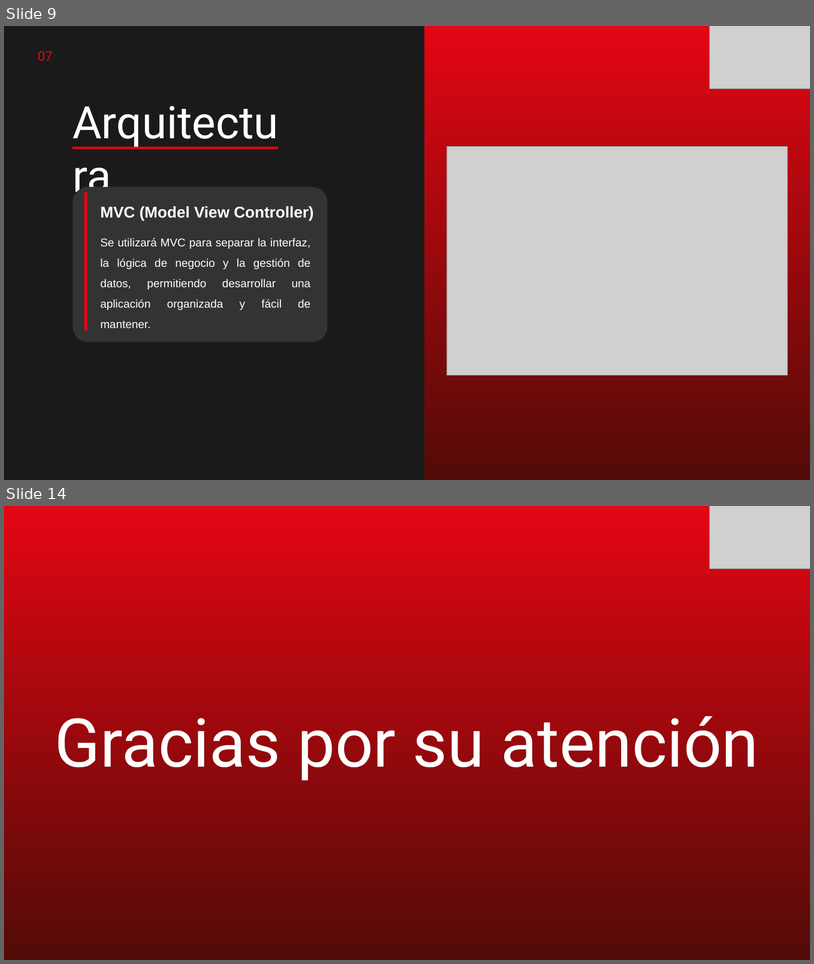
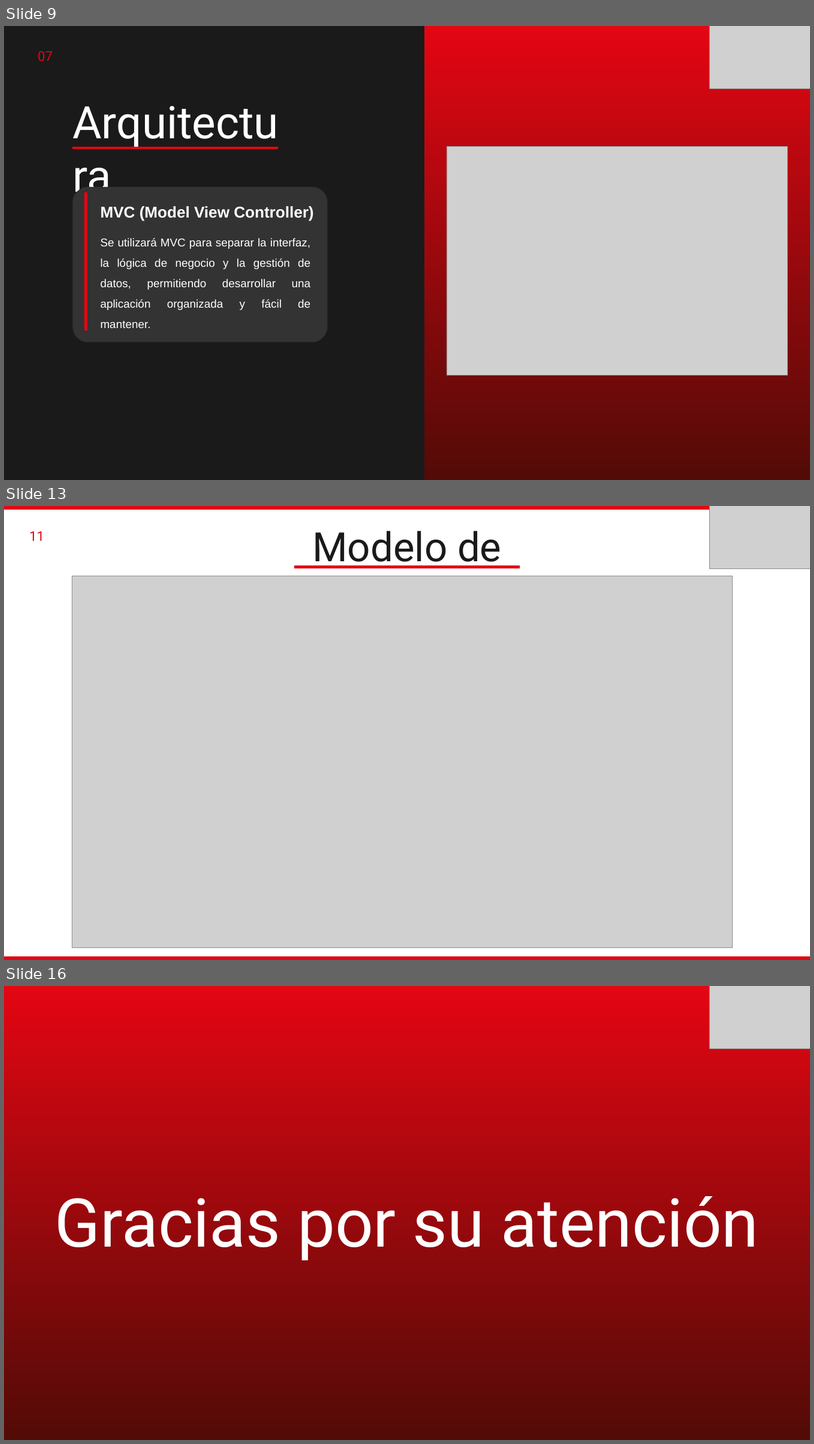
Before and after one commit to FabianMolinaa/MiniTrabajo, a slide deck: Fase 1/Evidencias Grupales/Presentación Proyecto.pptx. Shown one above the other, each under a label of ours: slides 9 and 14 before the commit, slides 9, 13 and 16 after it; the slides between them are not shown. The pictures are 814x964 and 814x1444 pixels, drawn with LibreOffice and Linux fonts; fonts in the diff are those of the drawing; grey boxes stand for pictures. Boxes give left, top, right and bottom in pixels: in the first picture for what was removed or moved away, otherwise in the second. Text is boxed around its words. In the diff, an @@ line names an element or a change of style, - is before the commit and + after.

```diff
--- a/Fase 1/Evidencias Grupales/Presentación Proyecto.pptx
+++ b/Fase 1/Evidencias Grupales/Presentación Proyecto.pptx
@@ slide 13 added at [4, 506, 810, 960], background #FFFFFF @@
@@ freeform shape added at [4, 506, 810, 509], fill #E30613 @@
@@ picture added at [710, 506, 810, 568] @@
@@ text added at [29, 531, 44, 541], 24 pt, text #E30613 @@
+11
@@ text added at [312, 531, 501, 576], 72 pt, text #1A1A1A @@
+Modelo de negocio
@@ picture added at [72, 576, 732, 948] @@
@@ freeform shape added at [294, 565, 519, 568], fill #E30613 @@
@@ freeform shape added at [4, 957, 810, 960], fill #E30613 @@
@@ what was slide 14 is now slide 16 @@
```
Also in this commit, not shown: 5 slides changed, 1 other slide added.
